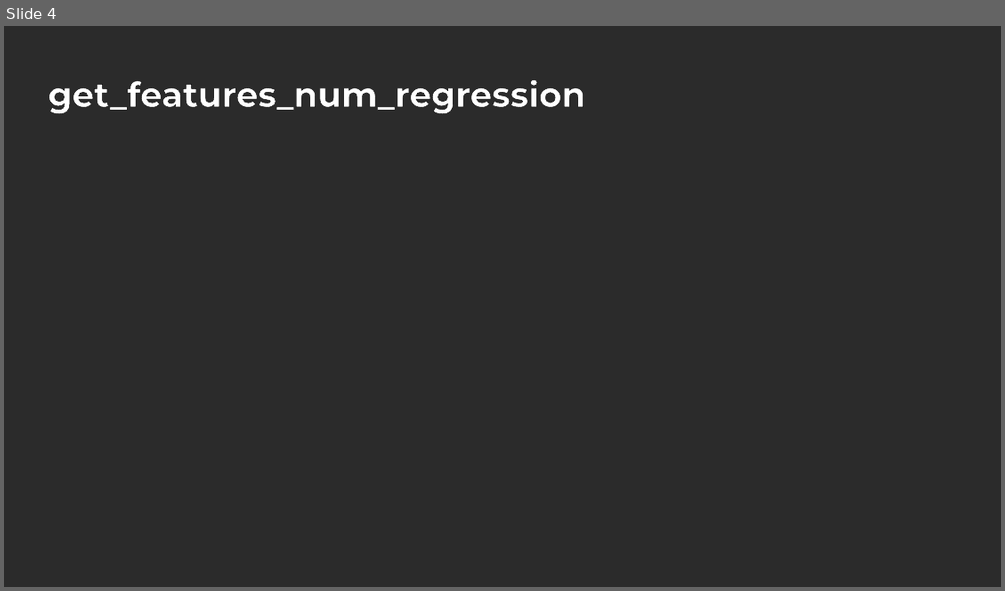
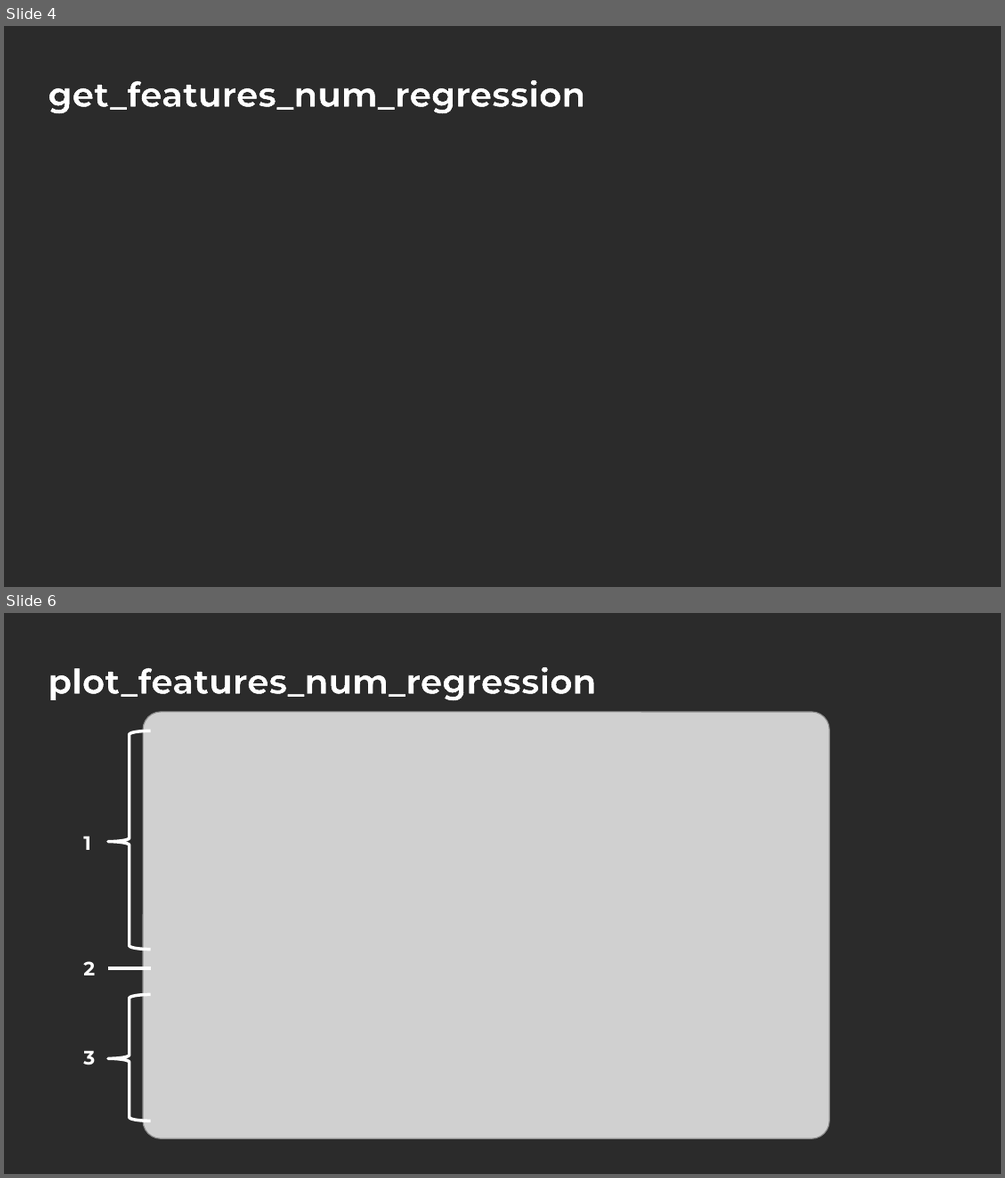
Before and after one commit to mPuchadesdo/Team-Challenge---Team-Lasso, a slide deck: Team_Lasso.pptx. Shown one above the other, each under a label of ours: slide 4 before the commit, slides 4 and 6 after it; the slides between them are not shown. The pictures are 1005x591 and 1005x1178 pixels, drawn with LibreOffice and Linux fonts; fonts in the diff are those of the drawing; grey boxes stand for pictures; background and template pictures are left out; a plain dark background stands for a picture behind light text. Boxes give left, top, right and bottom in pixels: in the first picture for what was removed or moved away, otherwise in the second. Text is boxed around its words. In the diff, an @@ line names an element or a change of style, - is before the commit and + after.

```diff
--- a/Team_Lasso.pptx
+++ b/Team_Lasso.pptx
@@ slide 6 added at (4,613,1001,1174), background picture (left out) @@
@@ title added at (48,667,596,701), 25 pt, text #FFFFFF, bold @@
+plot_features_num_regression
@@ picture added at (143,712,829,1138) @@
@@ right brace added at (109,730,151,949), outline #FFFFFF 2.25 pt @@
@@ text added at (83,835,91,850), 14 pt, text #FFFFFF, bold @@
+1
@@ text added at (83,961,95,975), 14 pt, text #FFFFFF, bold @@
+2
@@ line added from (151, 968) to (109, 968), #FFFFFF 2.25 pt @@
@@ right brace added at (109,995,151,1121), outline #FFFFFF 2.25 pt @@
@@ text added at (83,1050,95,1065), 14 pt, text #FFFFFF, bold @@
+3
```
Also in this commit, not shown: 2 slides changed.
